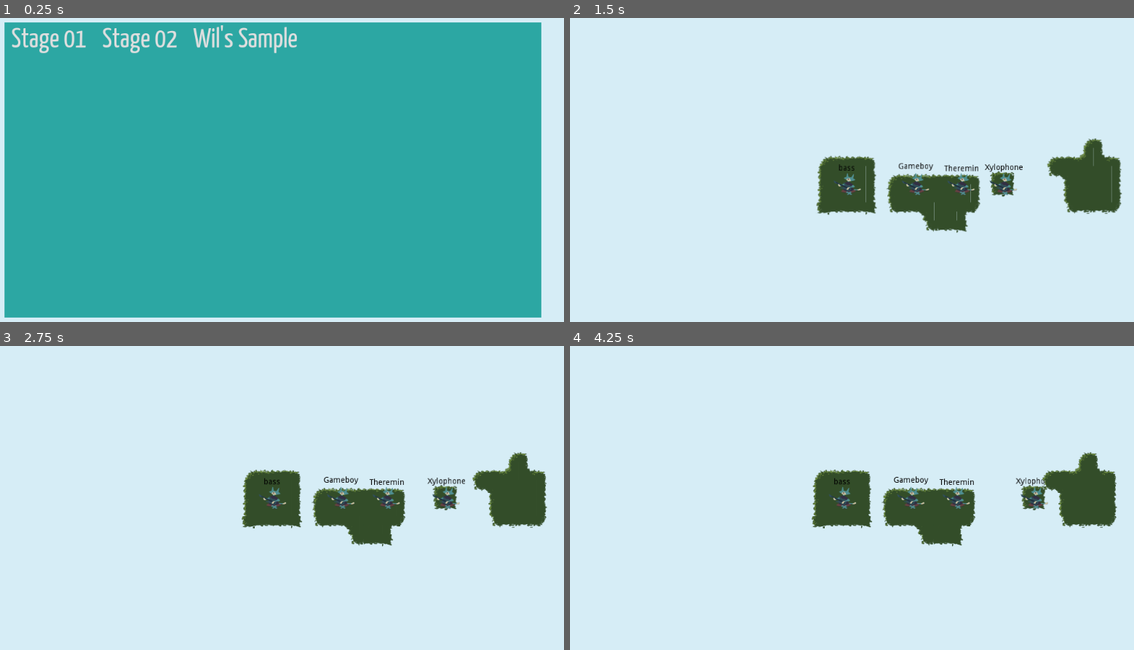
Above: before the commit, frames 1-4 (two rows, left to right).
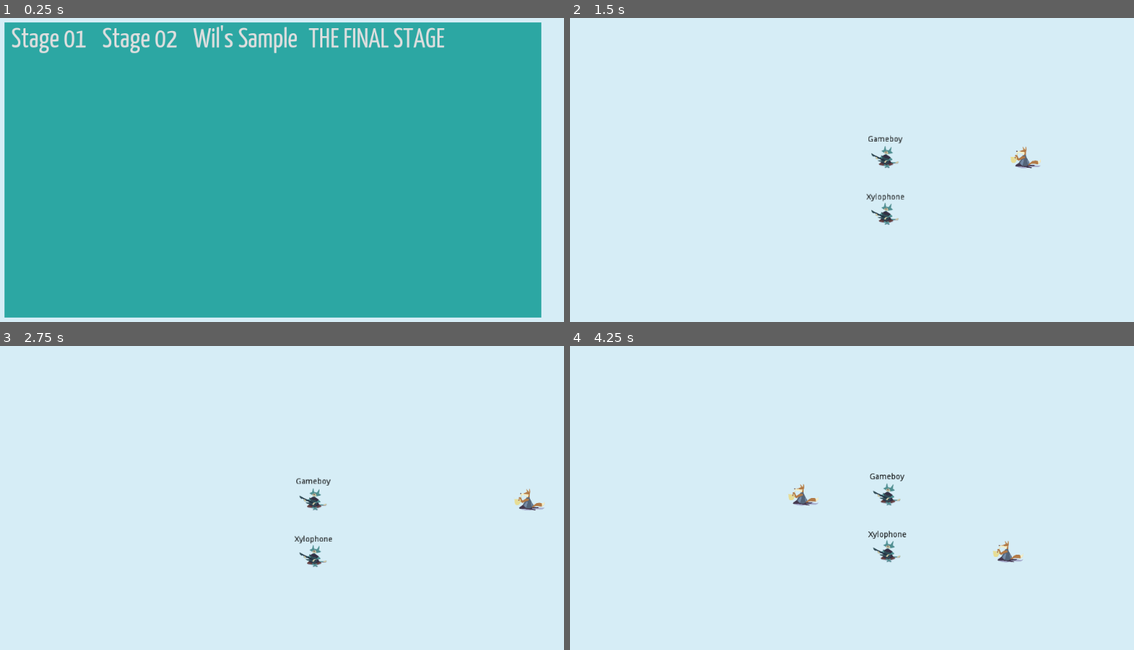
Above: after the commit, the same moments.

Repository: uspgamedev/skyjammers
Game: Godot game, scene res://menus/stage-selector/main.tscn
Same seed, same stepped clock (60 frames per second), same inputs: the game is played once before the commit and once after it. Sound files missing from this copy of the repository are replaced by a short silence.
Inputs (mouse positions are in pixels of both pictures, inside the frame that each line leads up to):
- Up to frame 1 (0.25 s): no input
- Up to frame 2 (1.5 s): click (947, 39) at 0.5 s, where only the run after the commit has a clickable "THE FINAL STAGE"; click (620, 39) at 1.25 s, where only the run before the commit has a clickable "Stage 01"
- Up to frame 3 (2.75 s): tap Enter (ui_accept) at 2, 2.27 s; hold Space (action_play) from 2.03 s (still down)
- Up to frame 4 (4.25 s): release Space (action_play) at 2.78 s; tap Space (action_play) at 2.85 s; tap Enter (ui_accept) at 3.02 s; hold Space (action_play) from 3.53 s (still down)

The runs differ from the first frame. In frame 1, 0.7% of the frame differs, in the area x 54-79%, y 3-10%; in frame 2, 7.5%; in frame 3, 7.3%; in frame 4, 7.6%, in the area x 38-98%, y 34-72%.

Commit message:
Add final stage to level selection

Diff:
--- a/game/menus/stage-selector/main.tscn
+++ b/game/menus/stage-selector/main.tscn
@@ -1,10 +1,11 @@
-[gd_scene load_steps=6 format=2]
+[gd_scene load_steps=7 format=2]
 
 [ext_resource path="res://menus/theme.tres" type="Theme" id=1]
 [ext_resource path="res://menus/stage-selector/button.tscn" type="PackedScene" id=2]
 [ext_resource path="res://stages/first_stage_take1.tscn" type="PackedScene" id=3]
 [ext_resource path="res://stages/second_stage_take1.tscn" type="PackedScene" id=4]
 [ext_resource path="res://stages/sample/sample.tscn" type="PackedScene" id=5]
+[ext_resource path="res://test/TheFinalStage.tscn" type="PackedScene" id=6]
 
 [node name="StageSelector" type="Control" index="0"]
 
@@ -58,7 +59,7 @@
 anchor_top = 0.0
 anchor_right = 0.0
 anchor_bottom = 0.0
-margin_right = 796.0
+margin_right = 778.0
 margin_bottom = 72.0
 rect_pivot_offset = Vector2( 0, 0 )
 mouse_filter = 1
@@ -85,3 +86,10 @@
 margin_right = 527.0
 text = " Wil's Sample "
 stage_scene = ExtResource( 5 )
+
+[node name="Button4" parent="Panel/VBoxContainer/GridContainer" index="3" instance=ExtResource( 2 )]
+
+margin_left = 531.0
+margin_right = 778.0
+text = "THE FINAL STAGE"
+stage_scene = ExtResource( 6 )
--- a/game/project.godot
+++ b/game/project.godot
@@ -17,6 +17,7 @@
 [input]
 
 action_play=[ Object(InputEventKey,"resource_local_to_scene":false,"resource_name":"","device":0,"alt":false,"shift":false,"control":false,"meta":false,"command":false,"pressed":false,"scancode":32,"unicode":0,"echo":false,"script":null)
+, Object(InputEventMouseButton,"resource_local_to_scene":false,"resource_name":"","device":0,"alt":false,"shift":false,"control":false,"meta":false,"command":false,"button_mask":0,"position":Vector2( 0, 0 ),"global_position":Vector2( 0, 0 ),"factor":1.0,"button_index":1,"pressed":false,"doubleclick":false,"script":null)
  ]
 
 [rendering]
Not shown: 2 places in game/menus/theme.tres that only renumber resources
